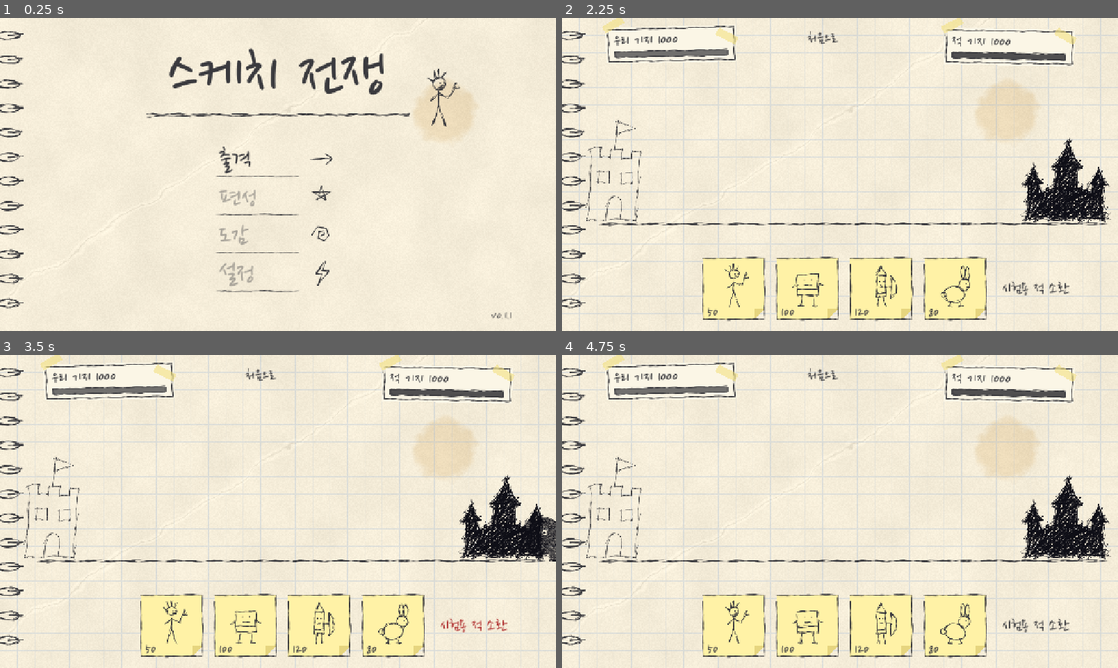
Above: before the commit, frames 1-4 (two rows, left to right).
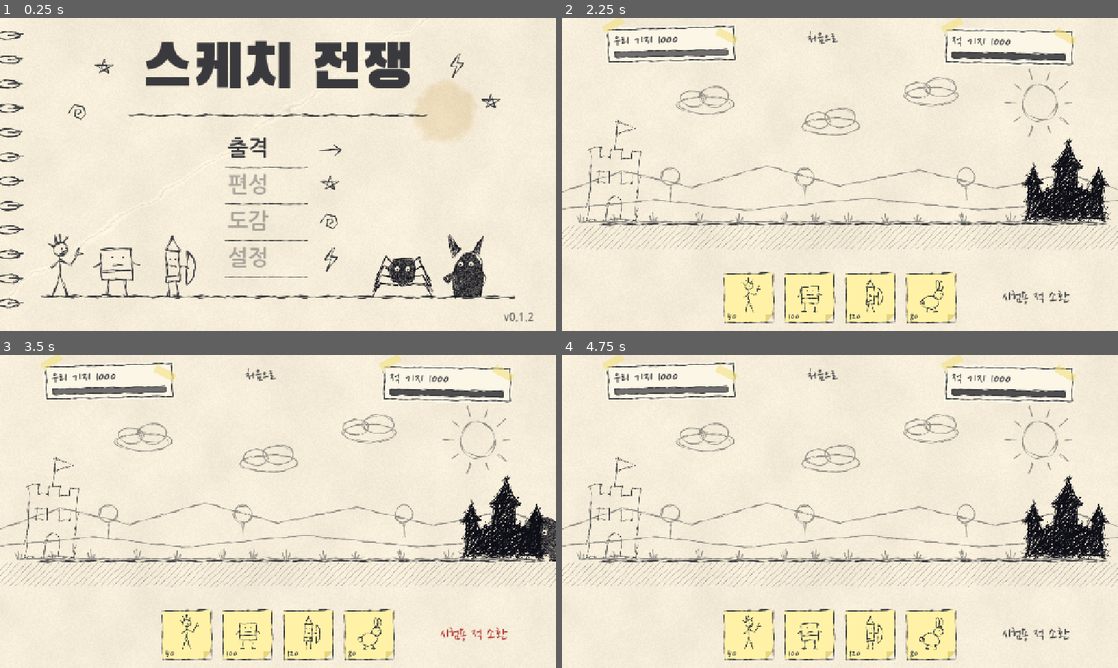
Above: after the commit, the same moments.

Repository: jaehyo-dev/sketch-war
Game: Godot game, scene res://scenes/main.tscn
The game is run twice, just before and just after one commit, with the same random seed, the same clock (stepped at 60 frames per second) and the same inputs.
Inputs:
- Up to frame 1 (0.25 s): no input
- Up to frame 2 (2.25 s): click "출격" at 0.5 s; click "처음으로" at 1.25 s; click "출격" at 2 s
- Up to frame 3 (3.5 s): click "시험용 적 소환" at 2.75 s
- Up to frame 4 (4.75 s): click "처음으로" at 3.5 s; click "출격" at 4.25 s

The runs differ from the first frame. In frame 1, 10% of the frame differs, in the area x 7-96%, y 7-98%; in frame 2, 14%; in frame 3, 14%; in frame 4, 14%, in the area x 0-100%, y 0-100%.

Commit message:
v0.1.2: 메인 고딕체·캐릭터 풍경, 전장 도화지·풍경 배경, 카드 축소
Co-Authored-By: Claude Sonnet 5.5 <noreply@anthropic.com>

Diff:
--- a/scripts/battle.gd
+++ b/scripts/battle.gd
@@ -22,7 +22,7 @@
 	bg.mouse_filter = Control.MOUSE_FILTER_IGNORE
 	var mat := ShaderMaterial.new()
 	mat.shader = load("res://shaders/paper.gdshader")
-	mat.set_shader_parameter("pattern", 1)
+	mat.set_shader_parameter("blemish", false)   # 큰 도화지: 줄·얼룩 없음
 	bg.material = mat
 	add_child(bg)
 	# 로드 때 모든 유닛 프레임을 미리 굽는다(이후 재계산 없음)
@@ -34,12 +34,12 @@
 		var c := UnitCard.new()
 		c.kind = k
 		c.cost = BattleLogic.UNITS[k].cost
-		c.position = Vector2(320 + i * 170, 548)
+		c.position = Vector2(370 + i * 140, 584)
 		c.tapped.connect(func(kind): logic.summon_card(kind))
 		add_child(c)
 		cards.append(c)
 	_add_link("처음으로", Vector2(560, 24), func(): get_tree().change_scene_to_file("res://scenes/main.tscn"))
-	_add_link("시험용 적 소환", Vector2(1010, 600), _spawn_test_enemy)
+	_add_link("시험용 적 소환", Vector2(1010, 620), _spawn_test_enemy)
 
 # 글씨만 있는 링크 버튼(버튼 모양 없음)
 func _add_link(text: String, pos: Vector2, cb: Callable) -> void:
@@ -69,8 +69,8 @@
 
 func _draw() -> void:
 	var font := get_theme_default_font()
-	# 스프링 제본(왼쪽 가장자리)과 땅 선(흔들리는 한 줄)
-	draw_texture(DoodleArt.spring(720), Vector2(-14, 0))
+	# 배경 낙서(해·구름·언덕·나무·풀·땅 음영): 한 번 구운 그림. 땅 선은 흔들리는 한 줄
+	draw_texture(DoodleArt.backdrop(GROUND_Y), Vector2.ZERO)
 	draw_texture(DoodleArt.wavy_line(1180, 2.6, 3.0), Vector2(80, GROUND_Y - 5))
 	# 기지(AI 이미지, 안 움직임)
 	_draw_base(tower_tex, LEFT_X - 40.0, 0.8)
--- a/scripts/card.gd
+++ b/scripts/card.gd
@@ -11,8 +11,8 @@
 var time := 0.0
 
 func _ready() -> void:
-	custom_minimum_size = Vector2(150, 150)
-	size = Vector2(150, 150)
+	custom_minimum_size = Vector2(120, 120)
+	size = Vector2(120, 120)
 	mouse_filter = Control.MOUSE_FILTER_STOP
 
 func _gui_input(e: InputEvent) -> void:
@@ -20,6 +20,7 @@
 		tapped.emit(kind)
 
 func _draw() -> void:
+	draw_set_transform(Vector2.ZERO, 0.0, Vector2(0.8, 0.8))   # 150칸 기준으로 그리고 0.8배로 줄임
 	var fold := 28.0
 	# 메모지 몸통(오른쪽 아래 모서리를 접어 자름)
 	var body := PackedVector2Array([Vector2(4, 4), Vector2(146, 4), Vector2(146, 150 - fold), Vector2(150 - fold, 146), Vector2(4, 146)])
--- a/scripts/doodle.gd
+++ b/scripts/doodle.gd
@@ -1,5 +1,9 @@
 class_name Doodle
 extends RefCounted
+
+# 알파 버퍼 상자: Dictionary에 PackedArray를 직접 넣으면 쓸 때마다 통째로 복사되므로 객체 안에서 제자리 수정한다.
+class Buf:
+	var a := PackedFloat32Array()
 # 낙서 렌더러: "도형 데이터"를 받아 선을 노이즈로 흔들어 Image로 굽는다(화면·렌더러 없이도 동작 → 테스트 가능).
 # 도형(Dictionary) 종류:
 #   line {p:[a,b]}            선        poly {p:[...]}         열린 폴리라인
@@ -31,8 +35,8 @@
 static func bake(shapes: Array, size: Vector2i, seed: int, style: Dictionary, frame := 0) -> Image:
 	var rng := RandomNumberGenerator.new()
 	rng.seed = hash([seed, frame])
-	var buf := PackedFloat32Array()
-	buf.resize(size.x * size.y)
+	var buf := Buf.new()
+	buf.a.resize(size.x * size.y)
 	var ctx := {"buf": buf, "w": size.x, "h": size.y, "rng": rng, "st": style}
 	for s in shapes:
 		_draw_shape(ctx, s)
@@ -42,11 +46,11 @@
 	var r := int(col.r * 255.0)
 	var g := int(col.g * 255.0)
 	var b := int(col.b * 255.0)
-	for i in buf.size():
+	for i in buf.a.size():
 		data[i * 4] = r
 		data[i * 4 + 1] = g
 		data[i * 4 + 2] = b
-		data[i * 4 + 3] = int(clampf(buf[i], 0.0, 1.0) * col.a * 255.0)
+		data[i * 4 + 3] = int(clampf(buf.a[i], 0.0, 1.0) * col.a * 255.0)
 	return Image.create_from_data(size.x, size.y, false, Image.FORMAT_RGBA8, data)
 
 static func _draw_shape(ctx: Dictionary, s: Dictionary) -> void:
@@ -141,7 +145,7 @@
 static func _stamp_disc(ctx: Dictionary, c: Vector2, r: float, strength: float, clip: Array) -> void:
 	if not clip.is_empty() and not Geometry2D.is_point_in_polygon(c, PackedVector2Array(clip)):
 		return
-	var buf: PackedFloat32Array = ctx.buf
+	var buf: Buf = ctx.buf
 	var w: int = ctx.w
 	var h: int = ctx.h
 	var x0 := maxi(0, int(floorf(c.x - r - 1.0)))
@@ -152,18 +156,16 @@
 		for x in range(x0, x1 + 1):
 			var cov := clampf(r + 0.5 - Vector2(x + 0.5, y + 0.5).distance_to(c), 0.0, 1.0) * strength
 			var idx := y * w + x
-			if cov > buf[idx]:
-				buf[idx] = cov
-	ctx.buf = buf
+			if cov > buf.a[idx]:
+				buf.a[idx] = cov
 
 static func _clear_disc(ctx: Dictionary, c: Vector2, r: float) -> void:
-	var buf: PackedFloat32Array = ctx.buf
+	var buf: Buf = ctx.buf
 	var w: int = ctx.w
 	for y in range(maxi(0, int(c.y - r - 1)), mini(ctx.h, int(c.y + r + 2))):
 		for x in range(maxi(0, int(c.x - r - 1)), mini(w, int(c.x + r + 2))):
 			var cov := clampf(r + 0.5 - Vector2(x + 0.5, y + 0.5).distance_to(c), 0.0, 1.0)
-			buf[y * w + x] *= 1.0 - cov
-	ctx.buf = buf
+			buf.a[y * w + x] *= 1.0 - cov
 
 # 적 몸통: 외곽을 거칠게 두 번 긋고, 안쪽을 무작위 방향의 가는 선으로 빽빽이 채운다.
 static func _scribble(ctx: Dictionary, s: Dictionary) -> void:
--- a/scripts/doodle_art.gd
+++ b/scripts/doodle_art.gd
@@ -152,3 +152,41 @@
 		"bolt":
 			shp = [P([V(36, 4), V(18, 30), V(32, 30), V(22, 56), V(46, 24), V(32, 24), V(40, 4)])]
 	return _deco("mini" + kind, shp, Vector2i(60, 60), _pencil(1.4, 2.6))
+
+# 전투 배경: 큰 도화지 위 연필 풍경(해, 구름, 먼 언덕, 나무, 풀, 땅 음영). 레벨과 무관한 기본 품질.
+# 연하게 그려 유닛이 앞에 도드라지게 한다. 풀 위치는 시드 고정.
+static func backdrop(ground_y: float) -> ImageTexture:
+	var key := "backdrop%d" % int(ground_y)
+	if _cache.has(key):
+		return _cache[key]
+	var g := ground_y
+	var shp := []
+	# 해(짧은 햇살)와 구름 둘
+	var sun := V(1100, 195)
+	shp.append(C(sun, 40))
+	for i in 10:
+		var a := TAU * i / 10.0
+		shp.append(L(sun + Vector2(cos(a), sin(a)) * 56.0, sun + Vector2(cos(a), sin(a)) * (72.0 + (i % 2) * 8.0)))
+	for c in [V(330, 200), V(620, 250), V(850, 180)]:
+		shp.append(E(c, 62, 20)); shp.append(E(c + V(-30, -14), 28, 18)); shp.append(E(c + V(20, -20), 34, 22))
+	# 먼 언덕 두 겹
+	shp.append(P([V(0, g - 70), V(140, g - 118), V(300, g - 80), V(470, g - 130), V(640, g - 84), V(820, g - 120), V(1000, g - 78), V(1160, g - 112), V(1280, g - 76)]))
+	shp.append(P([V(0, g - 30), V(220, g - 52), V(420, g - 28), V(700, g - 56), V(960, g - 30), V(1280, g - 50)]))
+	# 먼 나무 셋
+	for x in [250.0, 560.0, 930.0]:
+		var b := g - 52.0
+		shp.append(L(V(x, b), V(x, b - 34))); shp.append(C(V(x, b - 52), 20))
+	# 땅 선 위 풀 뭉치(위치 고정)
+	var rng := RandomNumberGenerator.new()
+	rng.seed = 1234
+	var x := 40.0
+	while x < 1250.0:
+		var h := rng.randf_range(10.0, 20.0)
+		shp.append(L(V(x, g), V(x - 5, g - h))); shp.append(L(V(x + 3, g), V(x + 3, g - h - 5))); shp.append(L(V(x + 6, g), V(x + 11, g - h + 2)))
+		x += rng.randf_range(50.0, 110.0)
+	# 땅 선(흔들리는 한 줄)과 그 아래 음영 빗금(카드 위에서 끝남)
+	shp.append(L(V(40, g), V(1250, g)))
+	shp.append(H([V(0, g + 8), V(1280, g + 8), V(1280, g + 62), V(0, g + 62)]))
+	var st := {"wobble": 2.2, "passes": 2, "width": 2.4, "hatch": 15.0, "color": Color(0.23, 0.23, 0.25, 0.55)}
+	_cache[key] = Doodle.to_texture(Doodle.bake(shp, Vector2i(1280, 720), 99, st, 0))
+	return _cache[key]
--- a/scripts/main_menu.gd
+++ b/scripts/main_menu.gd
@@ -2,6 +2,9 @@
 # 메인 화면: 종이 질감 위에 손글씨 제목과 메뉴(글씨 + 밑줄 + 작은 낙서). 버튼 모양 없음.
 
 const INK := Color("3a3a3e")
+# 메인은 손글씨가 아니라 고딕: 제목 Black Han Sans, 메뉴·버전 나눔고딕 Bold (둘 다 SIL OFL)
+const TITLE_FONT := preload("res://assets/fonts/BlackHanSans-Regular.ttf")
+const MENU_FONT := preload("res://assets/fonts/NanumGothic-Bold.ttf")
 # [글씨, 낙서, 눌렀을 때 갈 장면(빈 문자열 = 아직 없음)]
 const MENU := [
 	["출격", "arrow", "res://scenes/battle.tscn"],
@@ -25,20 +28,35 @@
 	spring.mouse_filter = Control.MOUSE_FILTER_IGNORE
 	add_child(spring)
 
-	_label("스케치 전쟁", Vector2(0, 60), 150, Control.PRESET_TOP_LEFT, true)
-	_deco(DoodleArt.wavy_line(620, 3.0, 3.4), Vector2(330, 215))
-	# 제목 옆 작은 스틱맨(코드 낙서 렌더러 그림)
-	var hero := TextureRect.new()
-	hero.texture = DoodleArt.frames("stickman")[0]
-	hero.position = Vector2(930, 100)
-	hero.mouse_filter = Control.MOUSE_FILTER_IGNORE
-	add_child(hero)
+	var title := _label("스케치 전쟁", Vector2(0, 50), 140, Control.PRESET_TOP_LEFT, true)
+	title.add_theme_font_override("font", TITLE_FONT)
+	_deco(DoodleArt.wavy_line(700, 3.0, 3.4), Vector2(290, 215))
+	# 제목 주변 작은 낙서
+	_deco(DoodleArt.mini("star"), Vector2(210, 90))
+	_deco(DoodleArt.mini("bolt"), Vector2(1020, 80))
+	_deco(DoodleArt.mini("star"), Vector2(1100, 170))
+	_deco(DoodleArt.mini("spiral"), Vector2(150, 190))
+	# 아래쪽 풍경: 왼쪽은 아군, 오른쪽은 적(좌우 뒤집어 마주 봄). 코드 낙서 렌더러 그림
+	_deco(DoodleArt.wavy_line(1100, 2.6, 3.0), Vector2(90, 632))
+	for h in [["stickman", 50, false], ["eraser", 180, false], ["archer", 310, false], ["hairball", 840, true], ["horned", 990, true]]:
+		_hero(h[0], h[1], h[2])
 
 	for i in MENU.size():
-		_menu_item(MENU[i], Vector2(500, 290 + i * 88))
+		_menu_item(MENU[i], Vector2(520, 270 + i * 84))
 
-	var ver := _label("v" + Version.VERSION, Vector2(1130, 670), 32, Control.PRESET_TOP_LEFT, false)
+	var ver := _label("v" + Version.VERSION, Vector2(1160, 676), 24, Control.PRESET_TOP_LEFT, false)
+	ver.add_theme_font_override("font", MENU_FONT)
 	ver.modulate = Color(1, 1, 1, 0.7)
+
+func _hero(kind: String, x: float, flip: bool) -> void:
+	var t := TextureRect.new()
+	t.texture = DoodleArt.frames(kind)[0]
+	t.expand_mode = TextureRect.EXPAND_IGNORE_SIZE
+	t.size = Vector2(176, 176)
+	t.position = Vector2(x, 641 - 165)   # 그림 속 땅(y=150)이 땅 선에 닿게
+	t.flip_h = flip
+	t.mouse_filter = Control.MOUSE_FILTER_IGNORE
+	add_child(t)
 
 func _deco(tex: Texture2D, pos: Vector2) -> void:
 	var t := TextureRect.new()
@@ -65,7 +83,8 @@
 	b.text = item[0]
 	b.flat = true
 	b.position = pos
-	b.add_theme_font_size_override("font_size", 64)
+	b.add_theme_font_override("font", MENU_FONT)
+	b.add_theme_font_size_override("font_size", 50)
 	b.add_theme_color_override("font_color", INK)
 	b.add_theme_color_override("font_hover_color", Color("b03030"))
 	b.add_theme_color_override("font_disabled_color", Color(0.23, 0.23, 0.25, 0.4))
--- a/scripts/version.gd
+++ b/scripts/version.gd
@@ -1,3 +1,3 @@
 class_name Version
 # 버전 번호는 여기 한 곳에만 둔다. 화면과 테스트는 이 값을 읽는다.
-const VERSION := "0.1.1"
+const VERSION := "0.1.2"
--- a/shaders/paper.gdshader
+++ b/shaders/paper.gdshader
@@ -1,6 +1,7 @@
 shader_type canvas_item;
 // 종이 질감: 셰이더 노이즈(결·얼룩·구김). pattern 0=무지, 1=방안지(전장), 2=줄 노트
 uniform int pattern = 0;
+uniform bool blemish = true;   // 얼룩·구김 (전장은 끔)
 uniform vec2 size = vec2(1280.0, 720.0);
 
 float hash(vec2 p) {
@@ -30,11 +31,13 @@
 	col -= (fbm(px * 0.012) - 0.5) * 0.06;             // 큰 얼룩결
 	// 은은한 얼룩 한 곳(커피 자국 같은 둥근 번짐)
 	float st = smoothstep(95.0, 70.0, distance(px, size * vec2(0.80, 0.30)) + fbm(px * 0.05) * 30.0);
-	col = mix(col, col * vec3(0.93, 0.86, 0.74), st * 0.55);
+	if (blemish) col = mix(col, col * vec3(0.93, 0.86, 0.74), st * 0.55);
 	// 구김 한 줄(대각선, 흔들림)
 	float d = abs((px.x * 0.55 + px.y * 0.83) - size.x * 0.42 + (fbm(px * 0.02) - 0.5) * 40.0);
-	col -= smoothstep(2.2, 0.0, d) * 0.05;
-	col += smoothstep(5.0, 1.5, abs(d - 4.0)) * 0.025;
+	if (blemish) {
+		col -= smoothstep(2.2, 0.0, d) * 0.05;
+		col += smoothstep(5.0, 1.5, abs(d - 4.0)) * 0.025;
+	}
 	if (pattern == 1) {            // 방안지: 연한 파란 연필 격자
 		vec2 g = abs(fract(px / 40.0 + 0.5) - 0.5) * 40.0;
 		float line = smoothstep(1.2, 0.3, min(g.x, g.y));
Binary file added: assets/fonts/BlackHanSans-Regular.ttf
Not shown, added: assets/fonts/BlackHanSans-Regular.ttf.import
Binary file added: assets/fonts/NanumGothic-Bold.ttf
Not shown, added: assets/fonts/NanumGothic-Bold.ttf.import
Not shown, added: assets/fonts/OFL_BlackHanSans.txt
Not shown, added: assets/fonts/OFL_NanumGothic.txt
Not shown, changed: CHANGELOG.md
Not shown, changed: CLAUDE.md
Not shown, changed: CREDITS.md
Not shown, changed: PROGRESS.md
